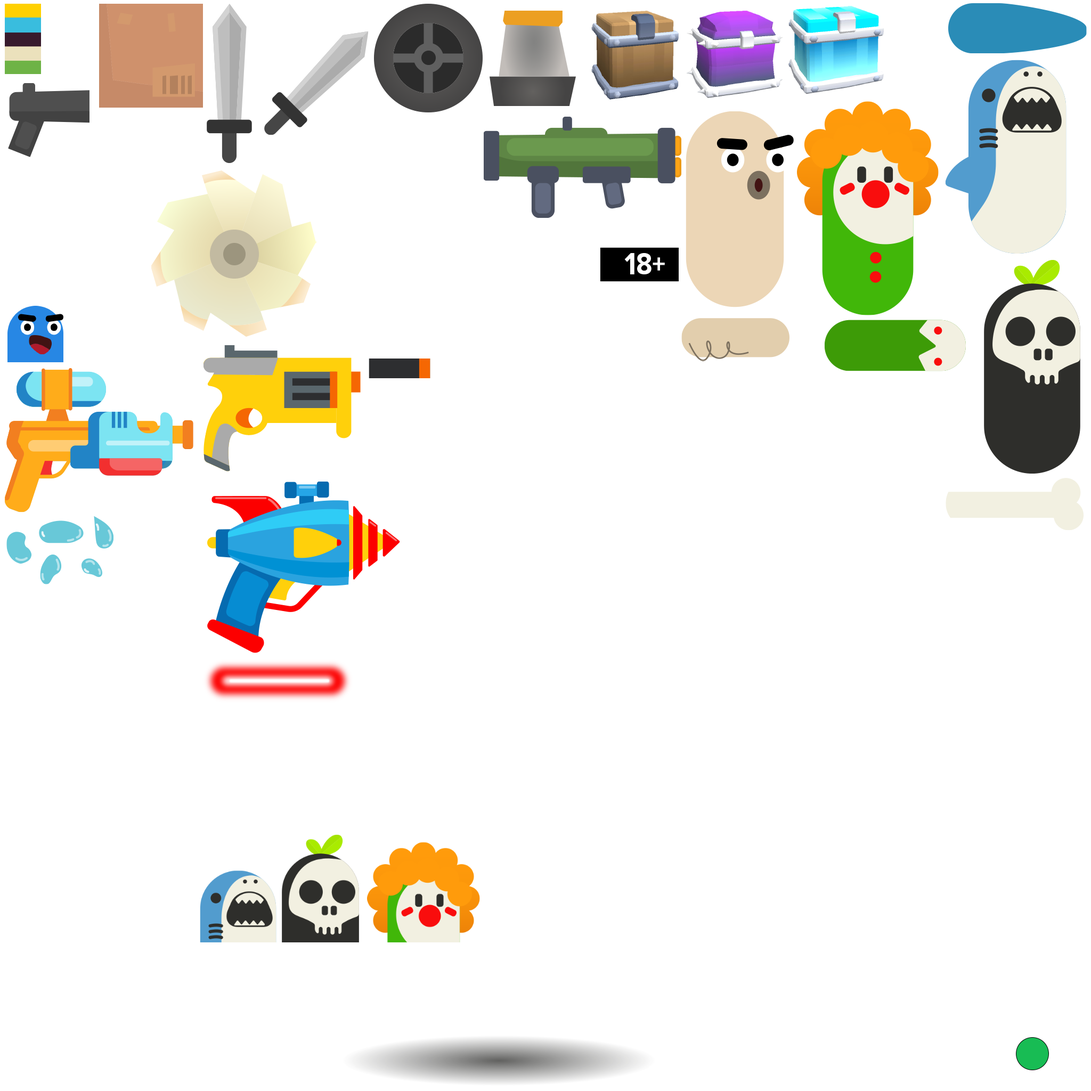
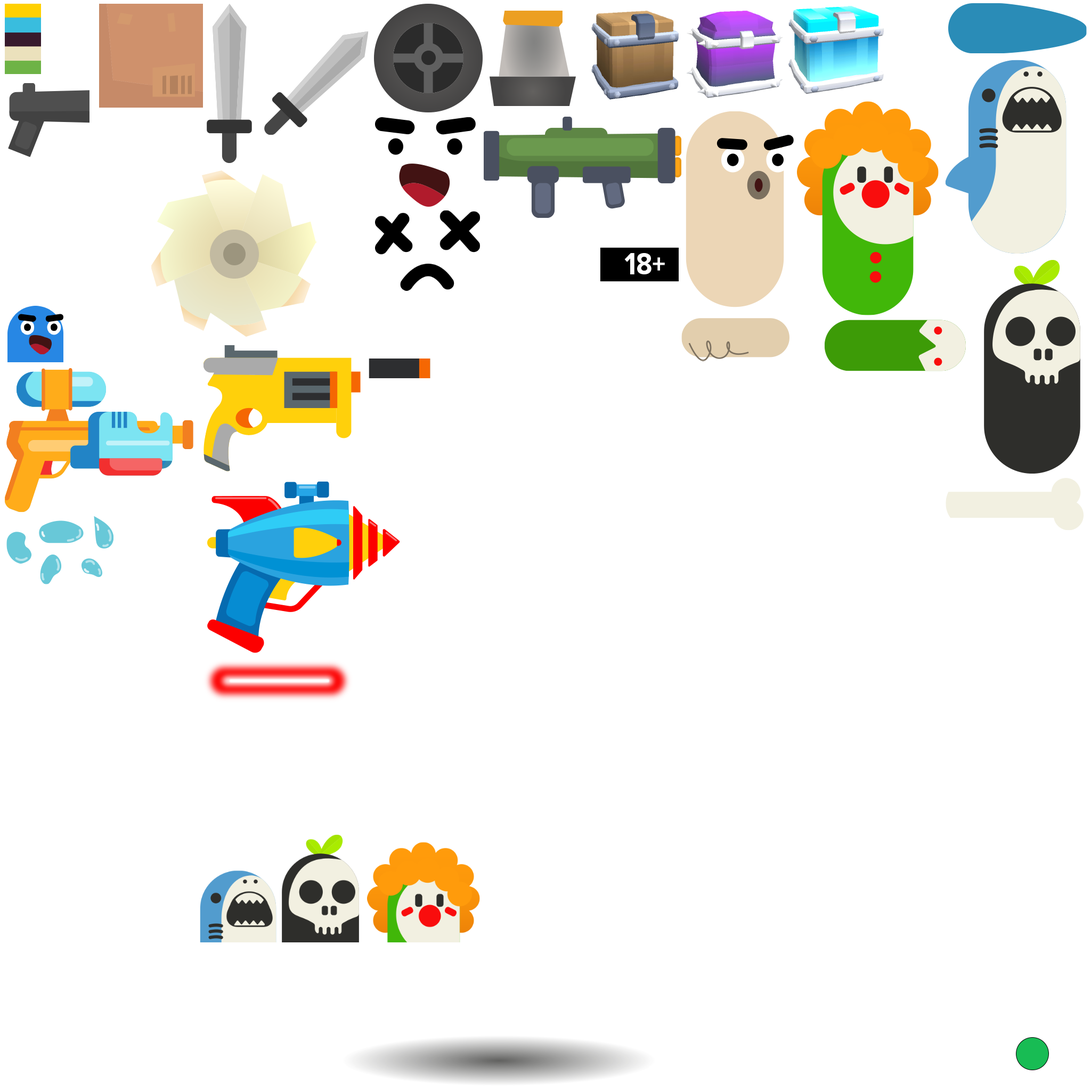
Revision of a layered 1091 x 1091 image; what changed, layer by layer:
added layer "Layer 42" above "Layer 41" over [375, 116, 481, 291]
